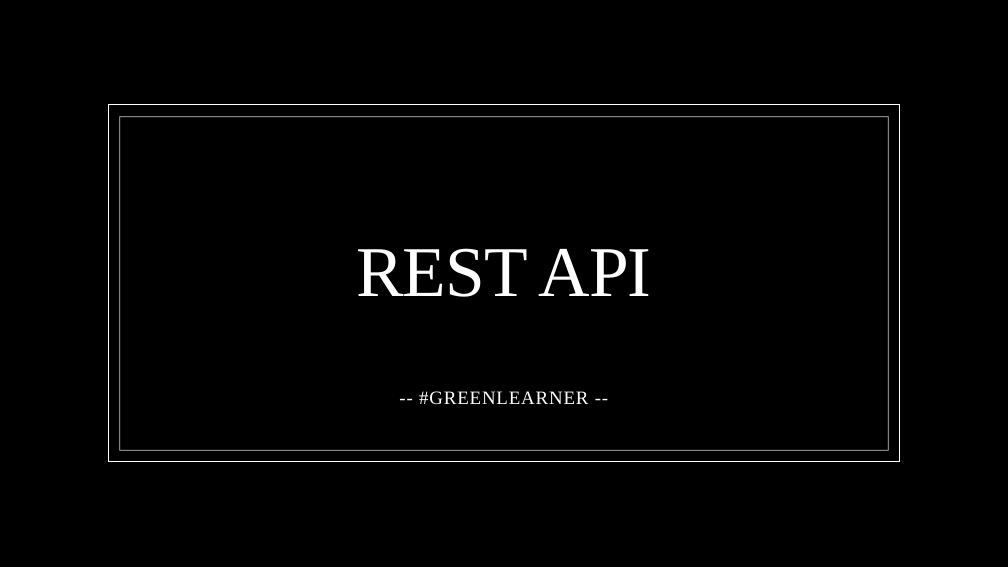
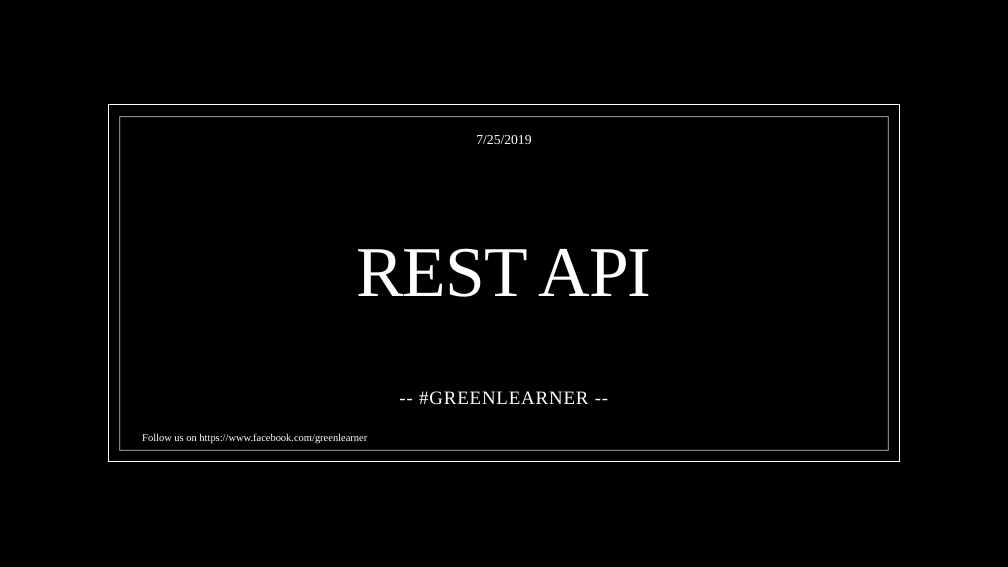
Before and after one commit to codefarm0/MyNotes, a slide deck: slide 1 of ppt/REST_API.pptx. Drawn at 1008x567 pixels with LibreOffice and Linux fonts; fonts in the diff are those of the drawing; background and template pictures are left out. Boxes give left, top, right and bottom in pixels: in the first picture for what was removed or moved away, otherwise in the second. Text is boxed around its words. In the diff, an @@ line names an element or a change of style, - is before the commit and + after.

```diff
--- a/ppt/REST_API.pptx
+++ b/ppt/REST_API.pptx
@@ text added at [476,135,531,144], 13 pt, text #FFFFFF @@
+7/25/2019
@@ text added at [142,433,367,444], 10 pt, text #FFFFFF @@
+Follow us on https://www.facebook.com/greenlearner
```
Also in this commit, not shown: 9 other slides changed, 8 other files.
